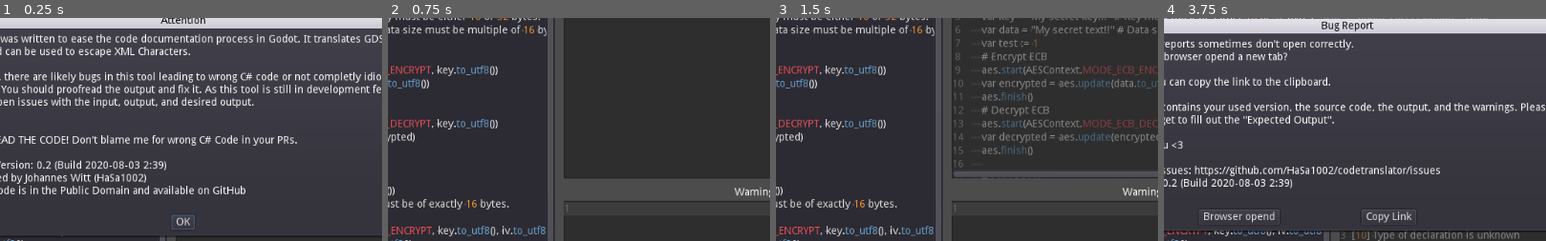
Above: before the commit, frames 1-4 (left to right).
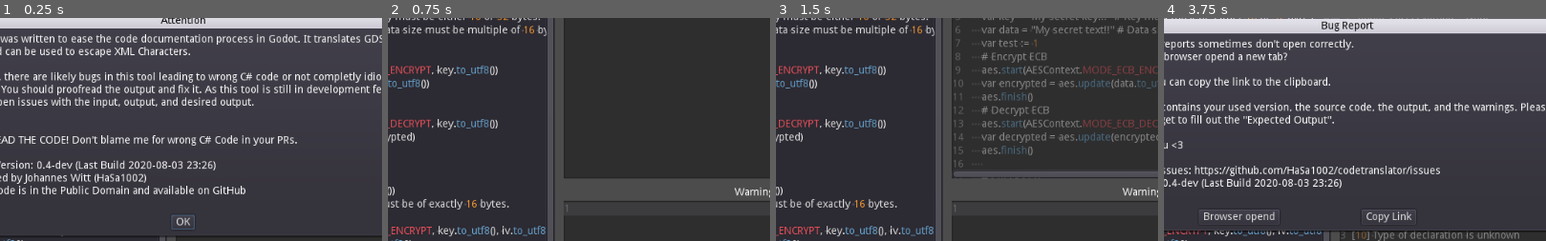
Above: after the commit, the same moments.

Repository: HaSa1002/codetranslator
Game: Godot game, scene res://Translator.tscn
The game is run twice, just before and just after one commit, with the same random seed, the same clock (stepped at 60 frames per second) and the same inputs.
Inputs:
- Up to frame 1 (0.25 s): no input
- Up to frame 2 (0.75 s): click "OK" at 0.5 s
- Up to frame 3 (1.5 s): click "Escape XML" at 1.25 s
- Up to frame 4 (3.75 s): click "Output C#" at 2 s; click "Regenerate" at 2.75 s; click "Report Bug" at 3.5 s
The pictures show only the part of the screen within x 26-76%, y 24-74%; the shares and areas given below are measured in that part.

The runs differ from the first frame. In frame 1, 1.0% of the frame differs, in the area x 12-57%, y 63-69%; in frame 2, nothing differs; in frame 3, nothing differs; in frame 4, 0.9%.

Commit message:
Bumb version to 0.4-dev

Diff:
--- a/Translator.gd
+++ b/Translator.gd
@@ -9,7 +9,7 @@
 
 
 const GITHUB_URL = "https://github.com/HaSa1002/codetranslator/"
-const VERSION = "0.2 (Build 2020-08-03 2:39)"
+const VERSION = "0.4-dev (Last Build 2020-08-03 23:26)"
 
 
 ## Contains virtual functions that are automatically parsed as such
